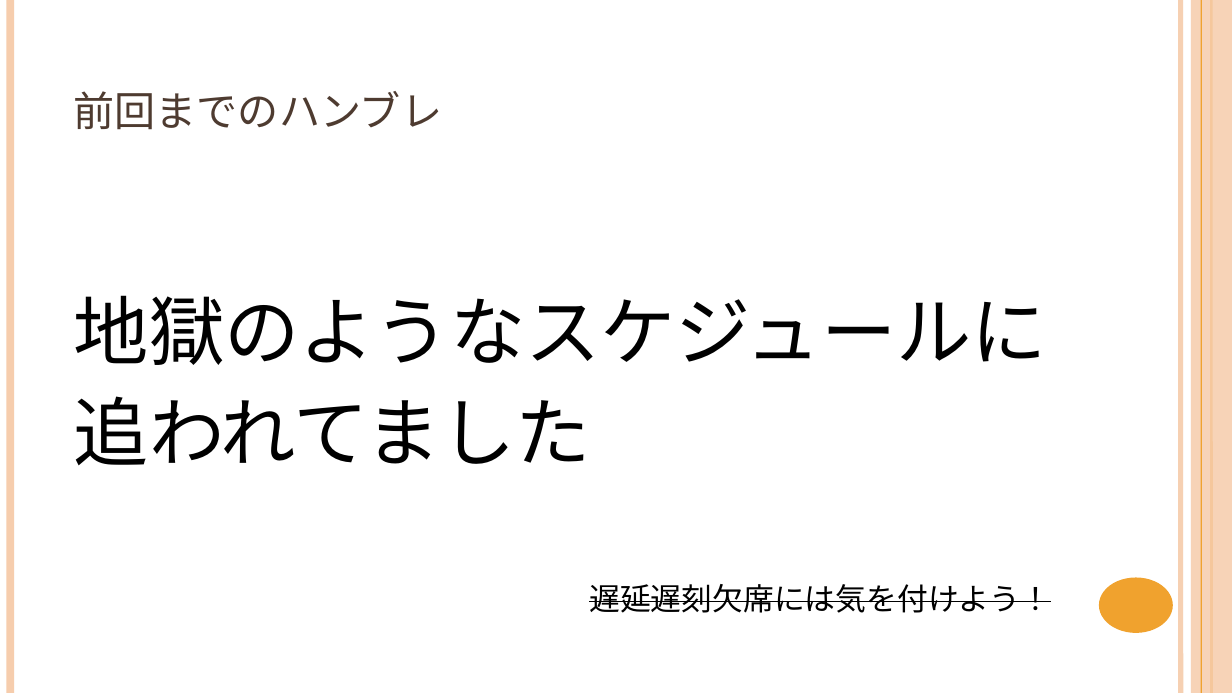
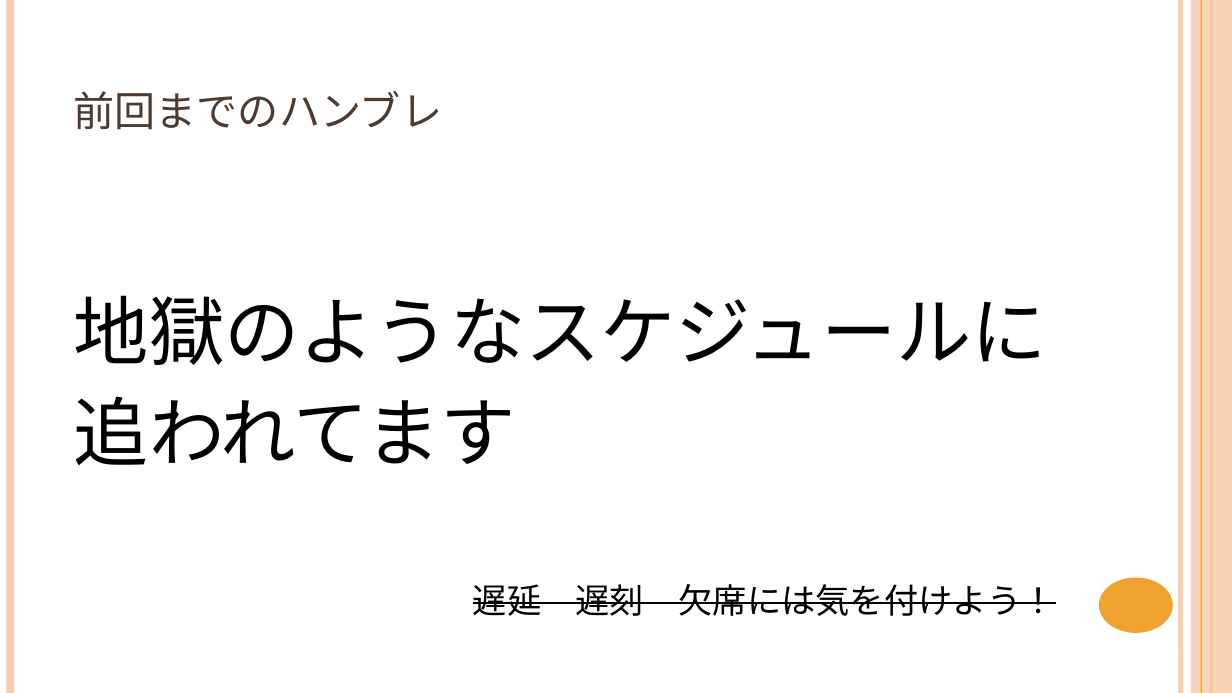
Before and after one commit to NyamLand/VSRPG, a slide deck: slide 7 of 仕様/プレゼンテーション/第三回発表.pptx. Drawn at 1232x693 pixels with LibreOffice and Linux fonts; fonts in the diff are those of the drawing. Boxes give left, top, right and bottom in pixels: in the first picture for what was removed or moved away, otherwise in the second. Text is boxed around its words. In the diff, an @@ line names an element or a change of style, - is before the commit and + after.

```diff
--- a/仕様/プレゼンテーション/第三回発表.pptx
+++ b/仕様/プレゼンテーション/第三回発表.pptx
@@ text at [74, 396, 516, 465]: text changed @@
-追われてました
+追われてます
@@ text at [473, 584, 1056, 616]: text changed; size 18 to 20 pt @@
-遅延遅刻欠席には気を付けよう！
+遅延 遅刻 欠席には気を付けよう！
```
Also in this commit, not shown: 2 other slides changed, 2 slides added, 5 slides removed, 7 other files.
